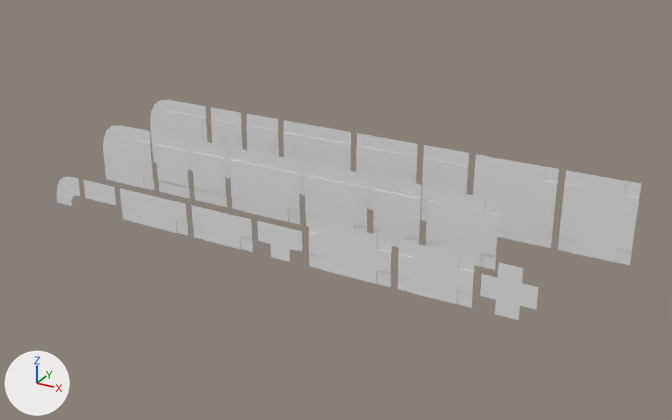
Before and after pictures for a commit that changed the Blender file Assets/BlendFiles/RoadAssets.blend.
One viewpoint serves both versions: a camera (50 mm lens) standing at (6291.0, -10788.0, 5252.0) and looking at (547.0, -345.0, 31.0). Every picture has the same lights, and +X, +Y and +Z are marked at lower left.

Names of what the first picture shows: 'Prop_MainRoadToRoad_Crossroads', 'Prop_MainRoadToRoad_T-Section', 'Prop_MainRoadToSideRoad_T-Section', 'Prop_MainRoad_Crossroads', 'Prop_MainRoad_T-Section', 'Prop_RoadToMainRoad_T-Section', 'Prop_RoadToSideRoad_T-Section', 'Prop_Road_Crossroads', 'Prop_Road_Curve', 'Prop_Road_T-Section', 'Prop_SideRoadToMainRoad_Crossroads', 'Prop_SideRoadToRoad_Crossroads'.
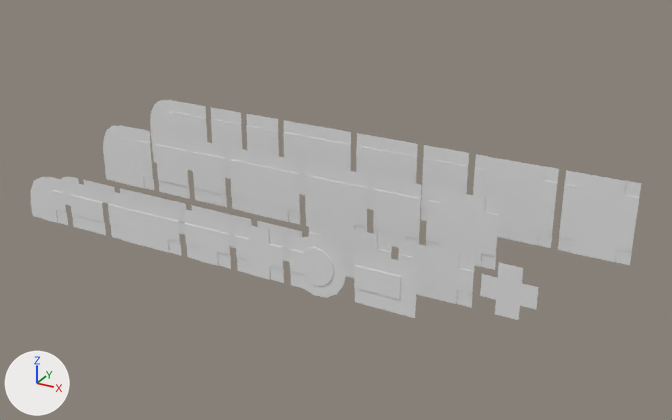
Commit message: Updated road assets

Diff of the bpy script that builds the scene:
```diff
--- a/Assets/BlendFiles/RoadAssets.blend.py
+++ b/Assets/BlendFiles/RoadAssets.blend.py
@@ me_mesh_singleroad_straight @@
+me_mesh_singleroad_straight.from_pydata([(-600.0, 0.0, 150.0), (0.0, 0.0, 150.0), (-600.0, 0.0, -150.0), (0.0, 0.0, -150.0), (-600.0, 10.0, 150.0), (0.0, 10.0, 150.0), (-600.0, 10.0, -150.0), (0.0, 10.0, -150.0), (-600.0, 10.0, 350.0), (0.0, 10.0, 350.0), (-600.0, 10.0, -350.0), (0.0, 10.0, -350.0)], [], [(2, 0, 1, 3), (2, 3, 7, 6), (1, 0, 4, 5), (5, 4, 8, 9), (6, 7, 11, 10)])
+for i in [*range(1, 5)]: me_mesh_singleroad_straight.polygons[i].material_index = 1
+me_mesh_singleroad_straight.materials.append(mat_mat_road)  # white #e7e7e7
+me_mesh_singleroad_straight.materials.append(mat_mat_sidewalk)  # white #e7e7e7
@@ ob_prop_singleroad_culdesac @@
+ob_prop_singleroad_culdesac = bpy.data.objects.new('Prop_SingleRoad_CulDeSac', me_mesh_singleroad_culdesac)  # 16 vertices, 9 faces; spans x -600.0..200.0, y 0.0..10.0, z -350.0..350.0; in mat_mat_road (white #e7e7e7), mat_mat_sidewalk (white #e7e7e7)
+ob_prop_singleroad_culdesac.location = (2336.0, -2051.0, 70.0)
@@ ob_prop_singleroad_endplain @@
+ob_prop_singleroad_endplain = bpy.data.objects.new('Prop_SingleRoad_EndPlain', me_mesh_singleroad_endplain)  # 43 vertices, 35 faces; spans x -404.0..404.0, y -11.0..-1.0, z -431.0..351.0; in mat_mat_sidewalk (white #e7e7e7), mat_mat_road (white #e7e7e7)
+ob_prop_singleroad_endplain.location = (1186.0, -2040.0, 69.0)
+ob_prop_singleroad_endplain.rotation_euler = (0.0, -1.571, 0.0)  # degrees (0, -90, 0)
@@ ob_prop_singleroad_crossroads @@
+ob_prop_singleroad_crossroads = bpy.data.objects.new('Prop_SingleRoad_Crossroads', me_mesh_singleroad_crossroads)  # 28 vertices, 17 faces; spans x -1000.0..-300.0, y 0.0..10.0, z -350.0..350.0; in mat_mat_road (white #e7e7e7), mat_mat_sidewalk (white #e7e7e7)
+ob_prop_singleroad_crossroads.location = (1036.0, -2051.0, 70.0)
@@ ob_prop_singleroadtomainroad_t_section @@
+ob_prop_singleroadtomainroad_t_section = bpy.data.objects.new('Prop_SingleRoadToMainRoad_T-Section', me_mesh_singleroadtomainroad_t_section)  # 96 vertices, 72 faces; spans x -1200.0..0.0, y 0.0..10.0, z -350.0..350.0; in mat_mat_road (white #e7e7e7), mat_mat_sidewalk (white #e7e7e7), mat_mat_crossing (white #e7e7e7)
+ob_prop_singleroadtomainroad_t_section.location = (-864.0, -2051.0, 70.0)
@@ ob_prop_singleroad_t_section @@
+ob_prop_singleroad_t_section = bpy.data.objects.new('Prop_SingleRoad_T-Section', me_mesh_singleroad_t_section)  # 26 vertices, 16 faces; spans x -1000.0..-300.0, y 0.0..10.0, z -350.0..350.0; in mat_mat_road (white #e7e7e7), mat_mat_sidewalk (white #e7e7e7)
+ob_prop_singleroad_t_section.location = (236.0, -2051.0, 70.0)
@@ ob_prop_singleroad_curve @@
+ob_prop_singleroad_curve = bpy.data.objects.new('Prop_SingleRoad_Curve', me_mesh_singleroad_curve)  # 28 vertices, 21 faces; spans x -700.0..0.0, y 0.0..10.0, z 0.0..700.0; in mat_mat_road (white #e7e7e7), mat_mat_sidewalk (white #e7e7e7)
+ob_prop_singleroad_curve.location = (-2864.0, -2051.0, -280.0)
@@ ob_prop_singleroad_straight @@
+ob_prop_singleroad_straight = bpy.data.objects.new('Prop_SingleRoad_Straight', me_mesh_singleroad_straight)
+ob_prop_singleroad_straight.location = (-2164.0, -2051.0, 70.0)
```

Boxes (x1, y1, x2, y2) around the edits, measured in the pictures (672 x 420 px):
'Prop_SingleRoadToMainRoad_T-Section', added
    after: (107, 191, 181, 256)
    faces in mat_mat_road (white #e7e7e7): (108, 204, 180, 252)
    faces in mat_mat_sidewalk (white #e7e7e7): (107, 191, 181, 256)
    faces in mat_mat_crossing (white #e7e7e7): (121, 227, 169, 253)
'Prop_SingleRoad_CulDeSac', added
    after: (354, 250, 417, 318)
    faces in mat_mat_sidewalk (white #e7e7e7): (355, 250, 417, 318)
    faces in mat_mat_road (white #e7e7e7): (354, 266, 400, 300)
'Prop_SingleRoad_EndPlain', added
    after: (290, 234, 346, 298)
    faces in mat_mat_sidewalk (white #e7e7e7): (290, 234, 346, 298)
    faces in mat_mat_road (white #e7e7e7): (290, 248, 334, 286)
'Prop_SingleRoad_Crossroads', added
    after: (235, 221, 284, 283)
    faces in mat_mat_road (white #e7e7e7): (235, 225, 283, 280)
    faces in mat_mat_sidewalk (white #e7e7e7): (235, 221, 284, 283)
'Prop_SingleRoad_T-Section', added
    after: (184, 209, 231, 269)
    faces in mat_mat_road (white #e7e7e7): (185, 224, 230, 266)
    faces in mat_mat_sidewalk (white #e7e7e7): (184, 209, 231, 269)
'Prop_SingleRoad_Straight', added
    after: (68, 181, 106, 235)
    faces in mat_mat_sidewalk (white #e7e7e7): (68, 181, 106, 235)
    faces in mat_mat_road (white #e7e7e7): (69, 195, 104, 223)
'Prop_SingleRoad_Curve', added
    after: (31, 177, 68, 225)
    faces in mat_mat_sidewalk (white #e7e7e7): (31, 177, 68, 225)
    faces in mat_mat_road (white #e7e7e7): (40, 191, 66, 223)
'Prop_SideRoadToMainRoad_T-Section', unchanged, covered by the edit
    before: (120, 188, 188, 235)
    after: (120, 188, 186, 235)
'Prop_SideRoadToRoad_T-Section', unchanged, covered by the edit
    before: (191, 205, 253, 252)
    after: (191, 205, 251, 248)
